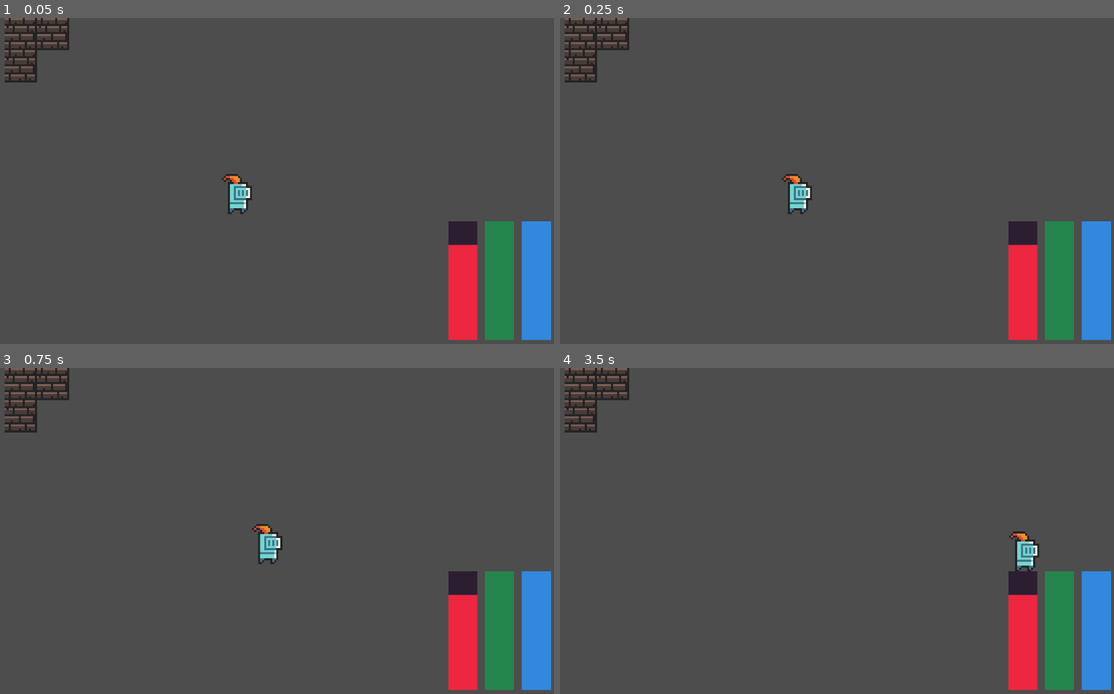
Above: before the commit, frames 1-4 (two rows, left to right).
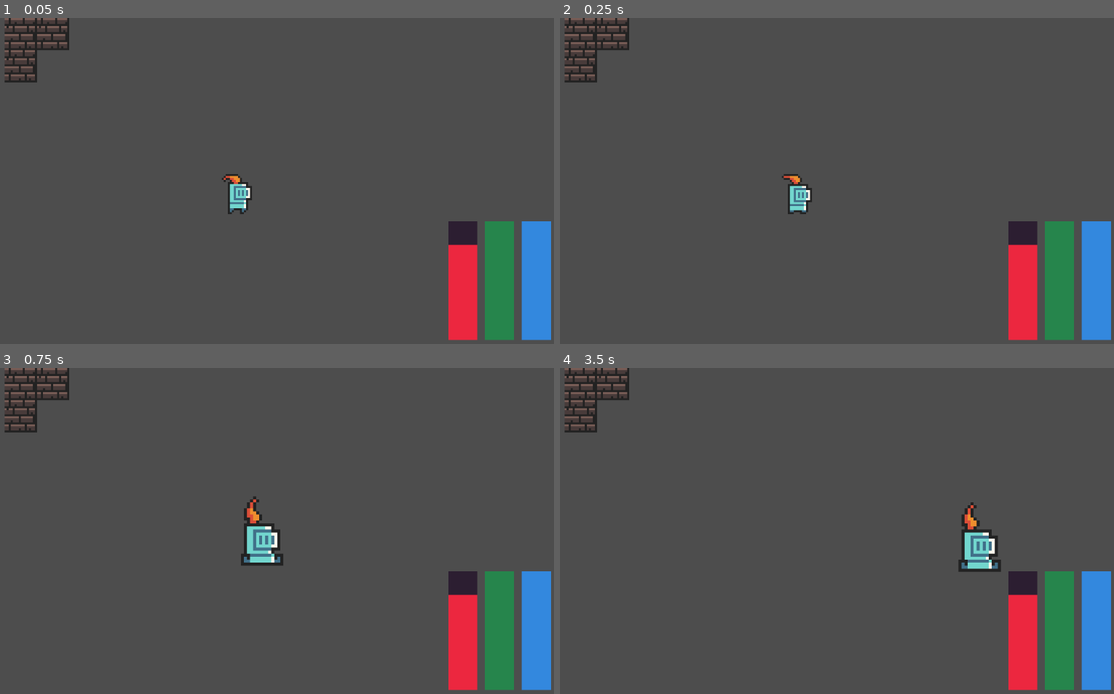
Above: after the commit, the same moments.

Repository: samithShetty/PursuingPixelsJam-2
Game: Godot game, scene res://Scenes/Main.tscn
The game is run twice, just before and just after one commit, with the same random seed, the same clock (stepped at 60 frames per second) and the same inputs.
Inputs:
- Up to frame 1 (0.05 s): no input
- Up to frame 2 (0.25 s): no input
- Up to frame 3 (0.75 s): tap Enter at 0.5 s; hold D (move_right) from 0.53 s (still down); hold Space (jump, bound only after the commit) from 0.53 s (still down)
- Up to frame 4 (3.5 s): release D (move_right) at 1.28 s; release Space (jump, bound only after the commit) at 1.28 s; hold S (move_down) 1.28-2.03 s; tap Space (jump, bound only after the commit) at 1.35, 1.52, 1.82, 2.85, 3.02, 3.32 s; hold D (move_right) 2.03-2.78 s; hold Space (jump, bound only after the commit) 2.03-2.78 s; hold W (move_up) from 2.78 s (still down)

Frame 1 is identical in both runs. In frame 2, 0.2% of the frame differs, in the area x 40-46%, y 47-61%; in frame 3, 1.0%; in frame 4, 1.5%, in the area x 71-87%, y 41-63%.

Commit message:
Added Player Control

Diff:
--- a/Scenes/Player.tscn
+++ b/Scenes/Player.tscn
@@ -43,8 +43,8 @@
 
 [sub_resource type="Animation" id="Animation_x06do"]
 resource_name = "jump"
-length = 0.2
-step = 0.4
+length = 0.4
+step = 10.0
 tracks/0/type = "value"
 tracks/0/imported = false
 tracks/0/enabled = true
@@ -57,6 +57,32 @@
 "update": 1,
 "values": [8]
 }
+tracks/1/type = "method"
+tracks/1/imported = false
+tracks/1/enabled = true
+tracks/1/path = NodePath(".")
+tracks/1/interp = 1
+tracks/1/loop_wrap = true
+tracks/1/keys = {
+"times": PackedFloat32Array(0.4),
+"transitions": PackedFloat32Array(1),
+"values": [{
+"args": [],
+"method": &"end_jump"
+}]
+}
+tracks/2/type = "value"
+tracks/2/imported = false
+tracks/2/enabled = true
+tracks/2/path = NodePath(".:scale")
+tracks/2/interp = 1
+tracks/2/loop_wrap = true
+tracks/2/keys = {
+"times": PackedFloat32Array(0.204182),
+"transitions": PackedFloat32Array(0.499306),
+"update": 0,
+"values": [Vector2(1.5, 1.5)]
+}
 
 [sub_resource type="AnimationLibrary" id="AnimationLibrary_u0utr"]
 _data = {
@@ -68,6 +94,7 @@
 [node name="Player" type="RigidBody2D"]
 gravity_scale = 0.0
 script = ExtResource("1_7o106")
+moveSpeed = 4.0
 
 [node name="CollisionShape2D" type="CollisionShape2D" parent="."]
 position = Vector2(-2, 15)
@@ -83,3 +110,4 @@
 scale = Vector2(4, 4)
 texture = ExtResource("2_x7xyr")
 hframes = 9
+frame = 8
--- a/Scripts/Player.gd
+++ b/Scripts/Player.gd
@@ -1,31 +1,57 @@
 extends Node2D
 
-@export var moveSpeed = 5
-@export var maxHealth = 5
-@export var maxHunger = 5
-@export var maxEnergy = 5
+@export var moveSpeed: float = 5
+@export var maxHealth: float = 5
+@export var maxHunger: float = 5
+@export var maxEnergy: float = 5
 
-var health = 4
-var hunger = 5
-var energy = 5
+var anim: AnimationPlayer;
+var sprite: Sprite2D;
+
+var health = 4;
+var hunger = 5;
+var energy = 5;
+var jumping: bool = false;
 
 # Called when the node enters the scene tree for the first time.
 func _ready():
-	pass # Replace with function body.
+	anim = $AnimationPlayer
+	sprite = $KnightSpritesheet
 
 
 # Called every frame. 'delta' is the elapsed time since the previous frame.
 func _process(delta):
-	var velocity = Vector2.ZERO # The player's movement vector.
+	## PLAYER MOVEMENT
+	var velocity = Vector2.ZERO
 	if Input.is_action_pressed("move_right"):
 		velocity.x += 1
+		sprite.flip_h = false
 	if Input.is_action_pressed("move_left"):
 		velocity.x -= 1
+		sprite.flip_h = true
 	if Input.is_action_pressed("move_down"):
 		velocity.y += 1
 	if Input.is_action_pressed("move_up"):
 		velocity.y -= 1
 	position += velocity.normalized() * moveSpeed;
+
+	## ANIMATION HANDLING
+	if jumping:
+		anim.play("jump")
+	elif velocity != Vector2.ZERO:
+		anim.play("run")
+	else:
+		anim.play("idle")
+
+func _unhandled_key_input(event):
+	if event.is_action_pressed("jump"):
+		anim.play("jump");
+		jumping = true;
+		scale = Vector2(1.5,1.5)
+
+func end_jump():
+	jumping = false;
+	scale = Vector2(1,1)
 
 
 func update_health(delta_health): # Negative to damage player
--- a/project.godot
+++ b/project.godot
@@ -42,7 +42,8 @@
 "events": [Object(InputEventMouseButton,"resource_local_to_scene":false,"resource_name":"","device":-1,"window_id":0,"a …(241 unchanged characters)…
 ]
 }
-dodge={
+jump={
 "deadzone": 0.5,
-"events": []
+"events": [Object(InputEventKey,"resource_local_to_scene":false,"resource_name":"","device":-1,"window_id":0,"alt_pressed":false,"shift_pressed":false,"ctrl_pressed":false,"meta_pressed":false,"pressed":false,"keycode":0,"physical_keycode":32,"key_label":0,"unicode":32,"echo":false,"script":null)
+]
 }
